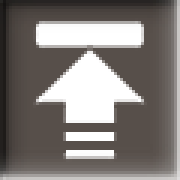
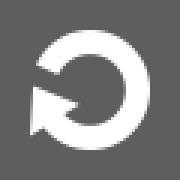
Before/after of a 180x180 layered artwork. What changed in the layer stack:
moved "Button_On Shading" into group "Group 1" over [0, 0, 180, 180]
hid "Layer 3" (1st of 2, in "Group 1" › "Button_On Shading") over [0, 0, 180, 180]
added layer "Layer 36 copy 2" in group "Rasterized" over [0, 0, 180, 180]
hid "Layer 11", painted on it over [0, 0, 180, 180]
showed group "Shapes" (24 layers) over [9, 15, 162, 165]
